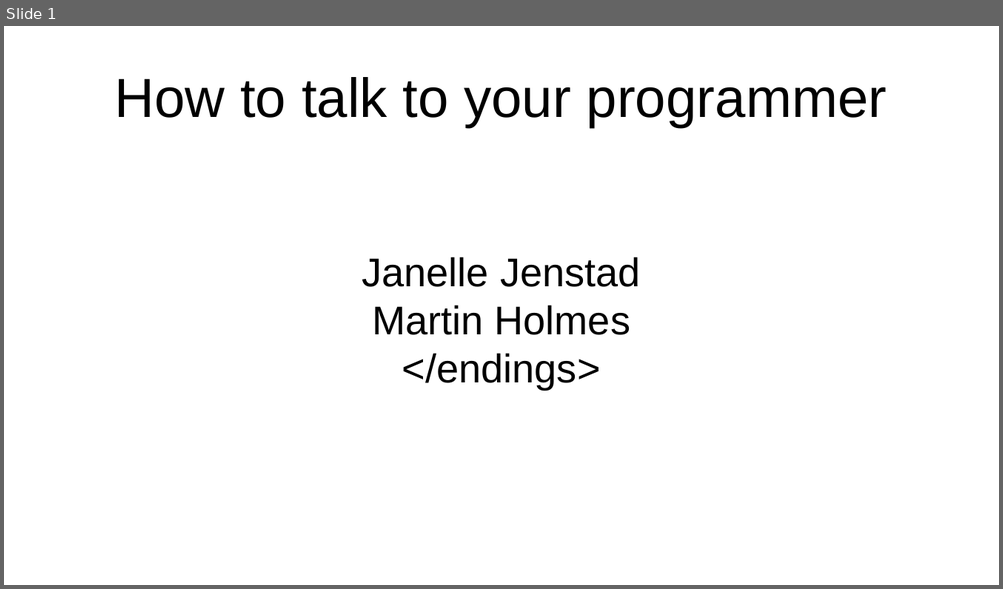
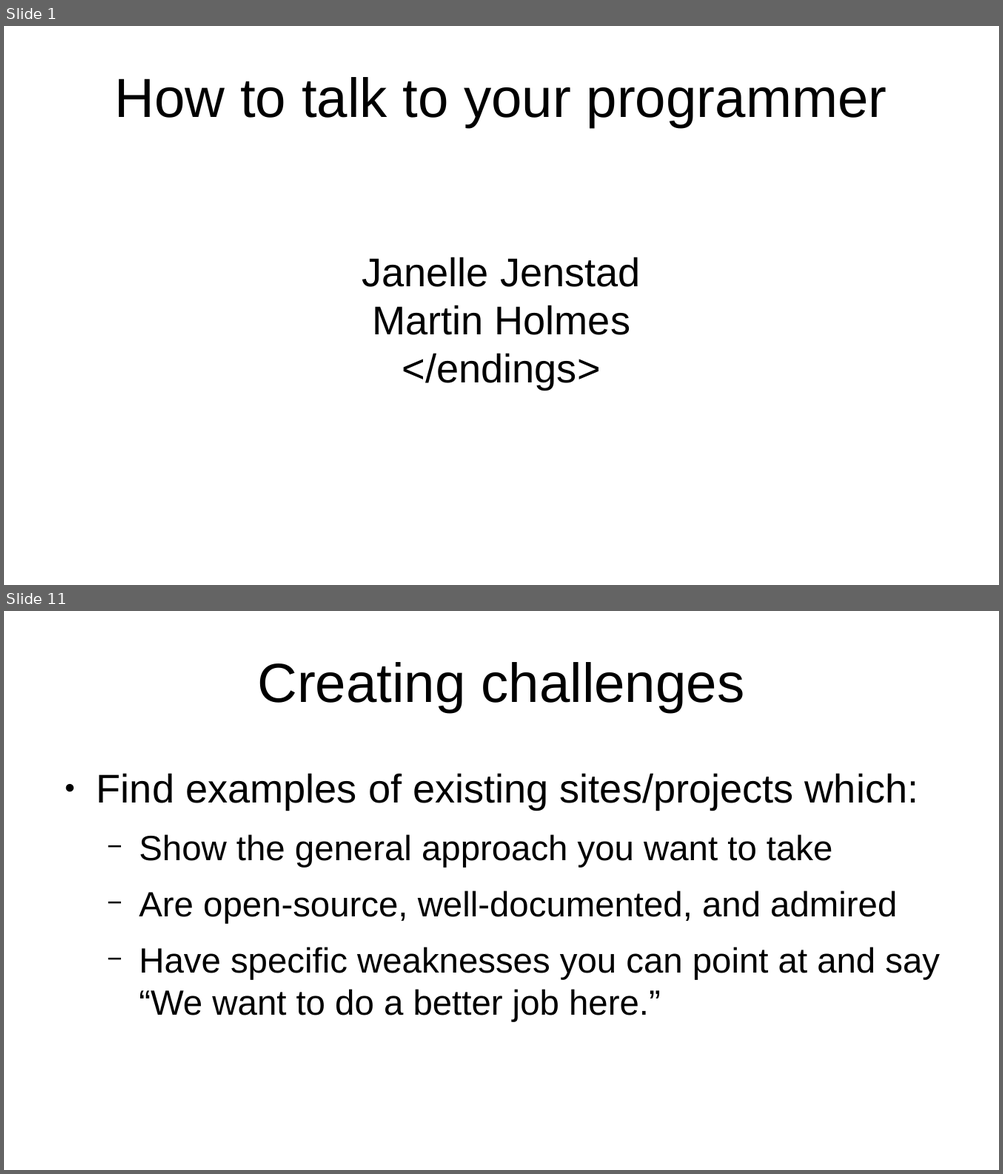
Before and after one commit to projectEndings/Endings, a slide deck: presentations/dhsi2019/talk_to_your_programmer.odp. Shown one above the other, each under a label of ours: slide 1 before the commit, slides 1 and 11 after it; the slides between them are not shown. The pictures are 1003x589 and 1003x1174 pixels, drawn with LibreOffice and Linux fonts; fonts in the diff are those of the drawing. Boxes give left, top, right and bottom in pixels: in the first picture for what was removed or moved away, otherwise in the second. Text is boxed around its words. In the diff, an @@ line names an element or a change of style, - is before the commit and + after.

```diff
--- a/presentations/dhsi2019/talk_to_your_programmer.odp
+++ b/presentations/dhsi2019/talk_to_your_programmer.odp
@@ slide 11 added at [4,611,999,1170], background #FFFFFF @@
@@ title added at [257,662,744,712], 44 pt, text #000000 @@
+Creating challenges
@@ text added at [96,773,939,1022], 28 pt, text #000000 @@
+● Find examples of existing sites/projects which:
+  − Show the general approach you want to take
+  − Are open-source, well-documented, and admired
+  − Have specific weaknesses you can point at and say “We want to do a better job here.”
```
Also in this commit, not shown: 8 slides changed, 9 other slides added.
